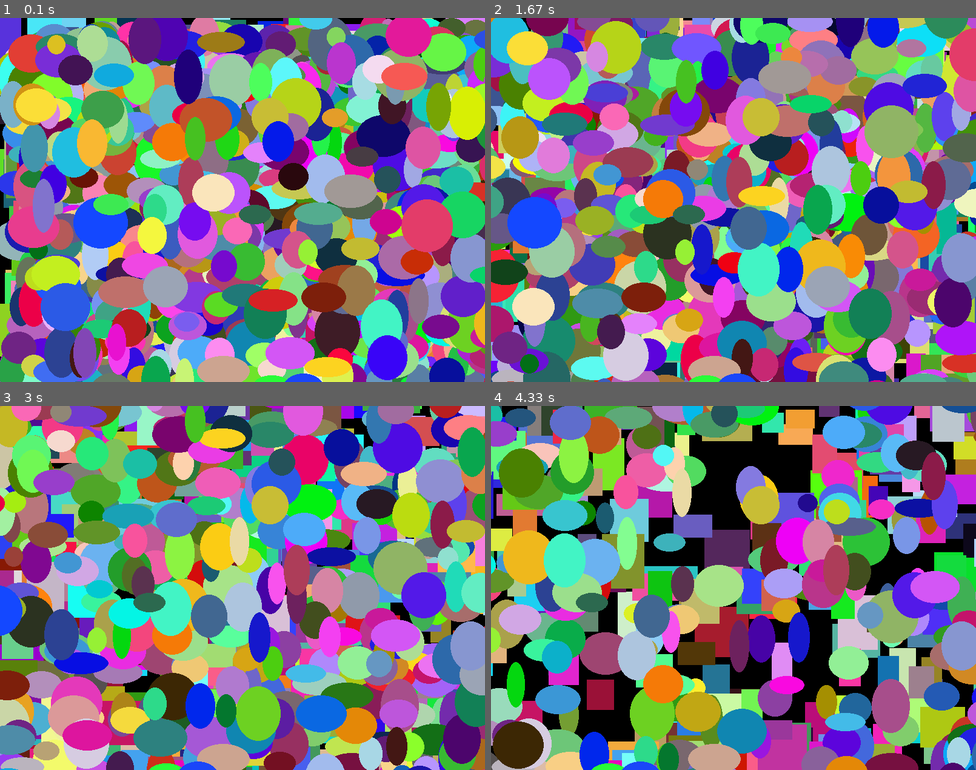
Above: before the commit, frames 1-4 (two rows, left to right).
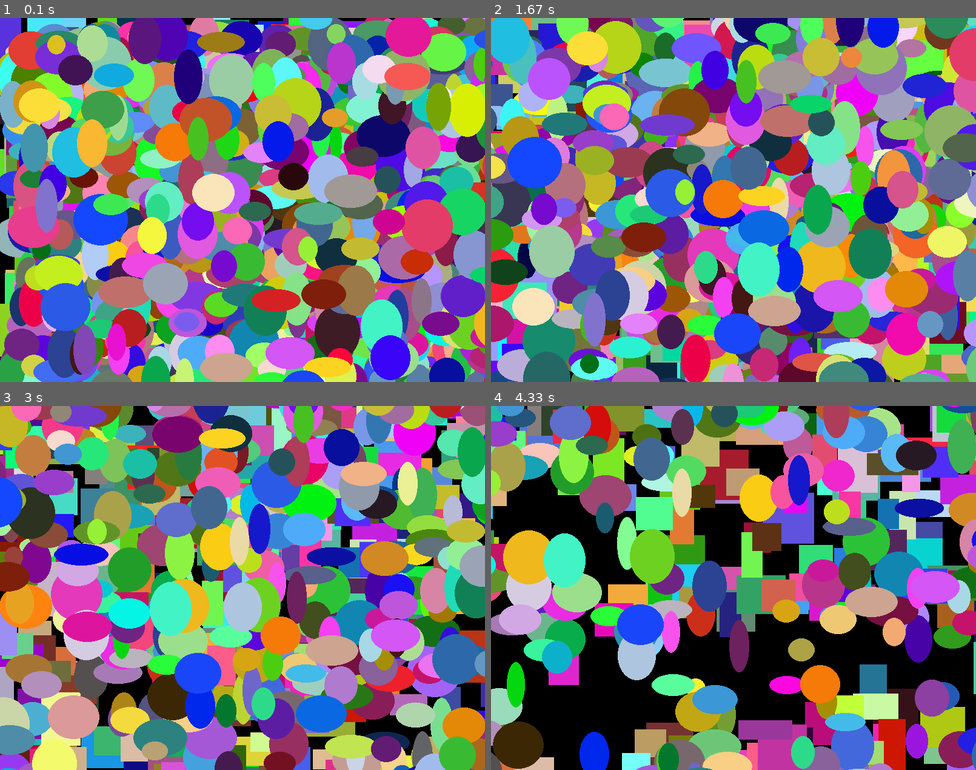
Above: after the commit, the same moments.

Repository: mlopatynska/Lv-294PythonCore
Game: pygame game, started from Game/game/figures.py
Two runs of this game, one before a commit and one after it. Both use one fixed random seed, a clock stepped at 60 frames per second and the inputs below.
Inputs:
- Up to frame 1 (0.1 s): no input
- Up to frame 2 (1.67 s): no input
- Up to frame 3 (3 s): no input
- Up to frame 4 (4.33 s): no input

The runs differ from the first frame. In frame 1, 7.4% of the frame differs, in the area x 0-100%, y 0-100%; in frame 2, 57%; in frame 3, 58%; in frame 4, 63%.

Commit message:
Added 'Figures game'.

Diff:
--- a/Game/game/figures.py
+++ b/Game/game/figures.py
@@ -12,7 +12,11 @@
         self.height = random.randint(30, 90)
         self.width = random.randint(30, 90)
         self.change_x = random.randint(-3, 3)
+        if self.change_x == 0:
+            self.change_x = 1
         self.change_y = random.randint(-3, 3)
+        if self.change_y == 0:
+            self.change_y = -1
         self.color = (random.randint(0, 255), random.randint(0, 255), random.randint(0, 255))
 
     def draw(self):
